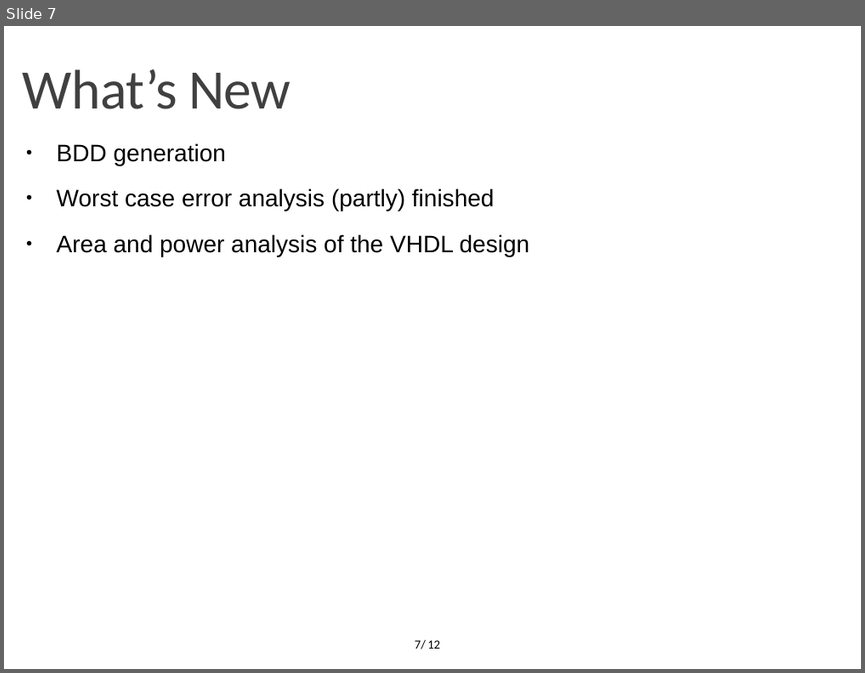
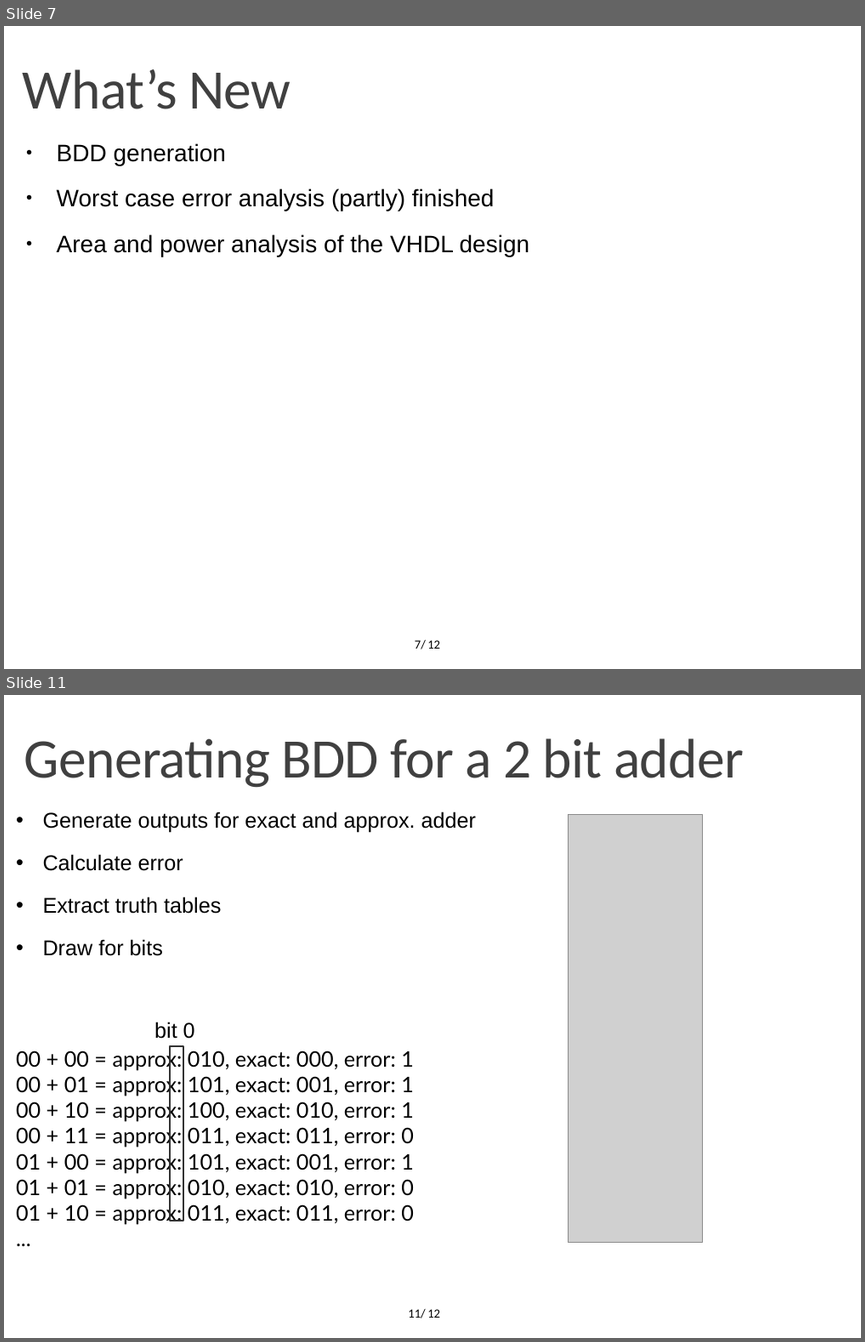
Before and after one commit to OrionLightning/Approximate-Circuit, a slide deck: Presentation Slides/Second Midterm (11-01-2022)/Midterm 11-01-2022.pptx. Shown one above the other, each under a label of ours: slide 7 before the commit, slides 7 and 11 after it; the slides between them are not shown. The pictures are 865x673 and 865x1342 pixels, drawn with LibreOffice and Linux fonts; fonts in the diff are those of the drawing; grey boxes stand for pictures; background and template pictures are left out. Boxes give left, top, right and bottom in pixels: in the first picture for what was removed or moved away, otherwise in the second. Text is boxed around its words. In the diff, an @@ line names an element or a change of style, - is before the commit and + after.

```diff
--- a/Presentation Slides/Second Midterm (11-01-2022)/Midterm 11-01-2022.pptx
+++ b/Presentation Slides/Second Midterm (11-01-2022)/Midterm 11-01-2022.pptx
@@ slide 11 added at bbox=[4, 695, 861, 1338], background #FFFFFF; not listed: 1 template element that a slide beside it also shows @@
@@ text added at bbox=[24, 738, 744, 788], 46.8 pt, text #404040 @@
+Generating BDD for a 2 bit adder
@@ text added at bbox=[16, 811, 476, 1225], 18 pt, text #000000 @@
+• Generate outputs for exact and approx. adder
+• Calculate error
+• Extract truth tables
+• Draw for bits
+00 + 00 = approx: 010, exact: 000, error: 1
+00 + 01 = approx: 101, exact: 001, error: 1
+00 + 10 = approx: 100, exact: 010, error: 1
+00 + 11 = approx: 011, exact: 011, error: 0
+01 + 00 = approx: 101, exact: 001, error: 1
+01 + 01 = approx: 010, exact: 010, error: 0
+01 + 10 = approx: 011, exact: 011, error: 0
+...
@@ picture added at bbox=[568, 814, 703, 1242] @@
@@ text added at bbox=[154, 1021, 195, 1038], 18 pt, text #000000 @@
+bit 0
@@ rectangle added at bbox=[171, 1046, 183, 1220], outline #333333 1.45 pt @@
@@ page number added at bbox=[408, 1309, 425, 1318], 10.5 pt, text #000000 @@
+11/
```
Also in this commit, not shown: 6 slides changed, 11 other slides added, 2 slides removed, 2 other files.
